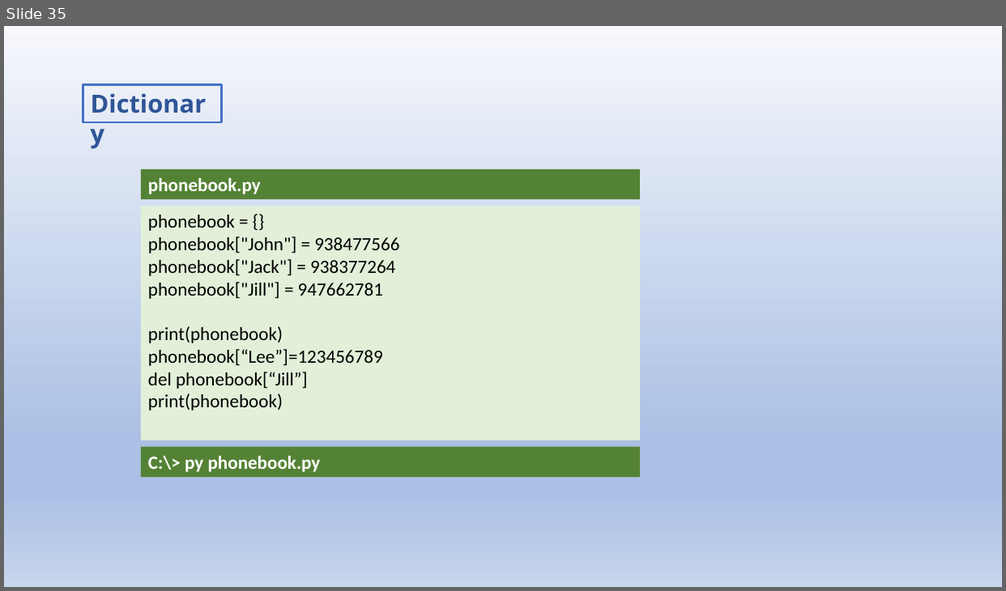
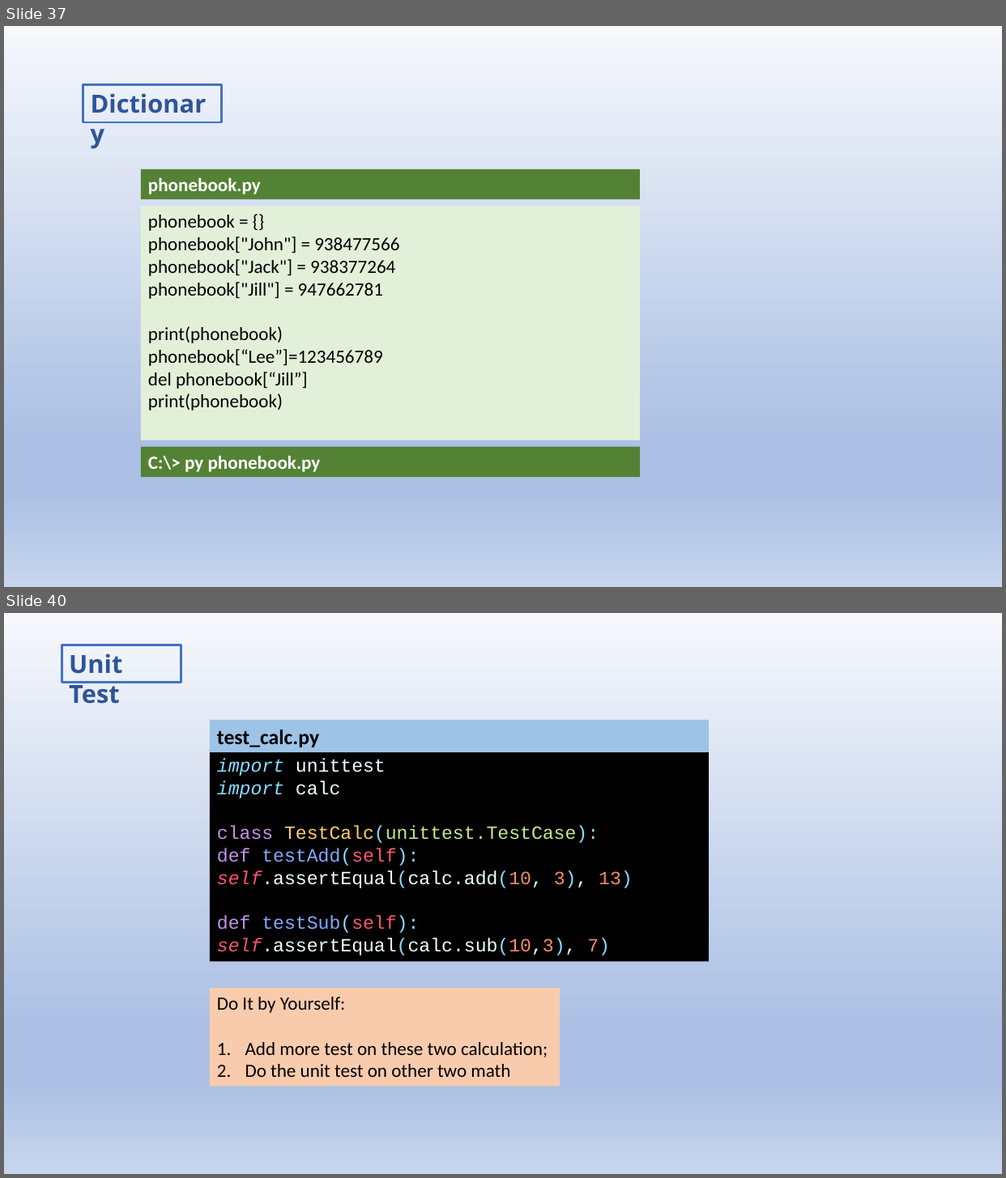
Before and after one commit to jwang1122/learnpython, a slide deck: Python Language.pptx. Shown one above the other, each under a label of ours: slide 35 before the commit, slides 37 and 40 after it; the slides between them are not shown. The pictures are 1006x591 and 1006x1178 pixels, drawn with LibreOffice and Linux fonts; fonts in the diff are those of the drawing. Boxes give left, top, right and bottom in pixels: in the first picture for what was removed or moved away, otherwise in the second. Text is boxed around its words. In the diff, an @@ line names an element or a change of style, - is before the commit and + after.

Commit message:
Add Unit Test

```diff
--- a/Python Language.pptx
+++ b/Python Language.pptx
@@ slide 40 added at (x1=4, y1=613, x2=1002, y2=1174), background gradient #F6F8FC to #ABC0E4 to #C7D5ED @@
@@ rectangle added at (x1=62, y1=645, x2=181, y2=683), outline #4472C4 2.25 pt, 24 pt, text #2F5597, bold @@
+Unit Test
@@ rectangle added at (x1=210, y1=720, x2=710, y2=753), fill #9DC3E6, 20 pt, text #000000, bold @@
+test_calc.py
@@ rectangle added at (x1=210, y1=750, x2=710, y2=962), fill #000000, 18 pt, text #EEFFFF @@
+import unittest
+import calc
+class TestCalc(unittest.TestCase):
+def testAdd(self):
+self.assertEqual(calc.add(10, 3), 13)
+def testSub(self):
+self.assertEqual(calc.sub(10,3), 7)
@@ rectangle added at (x1=210, y1=988, x2=560, y2=1086), fill #F8CBAD, 18 pt, text #000000 @@
+Do It by Yourself:
+1. Add more test on these two calculation;
+2. Do the unit test on other two math
@@ what was slide 35 is now slide 37 @@
```
Also in this commit, not shown: 5 other slides added, 1 slide removed, 7 other files.
